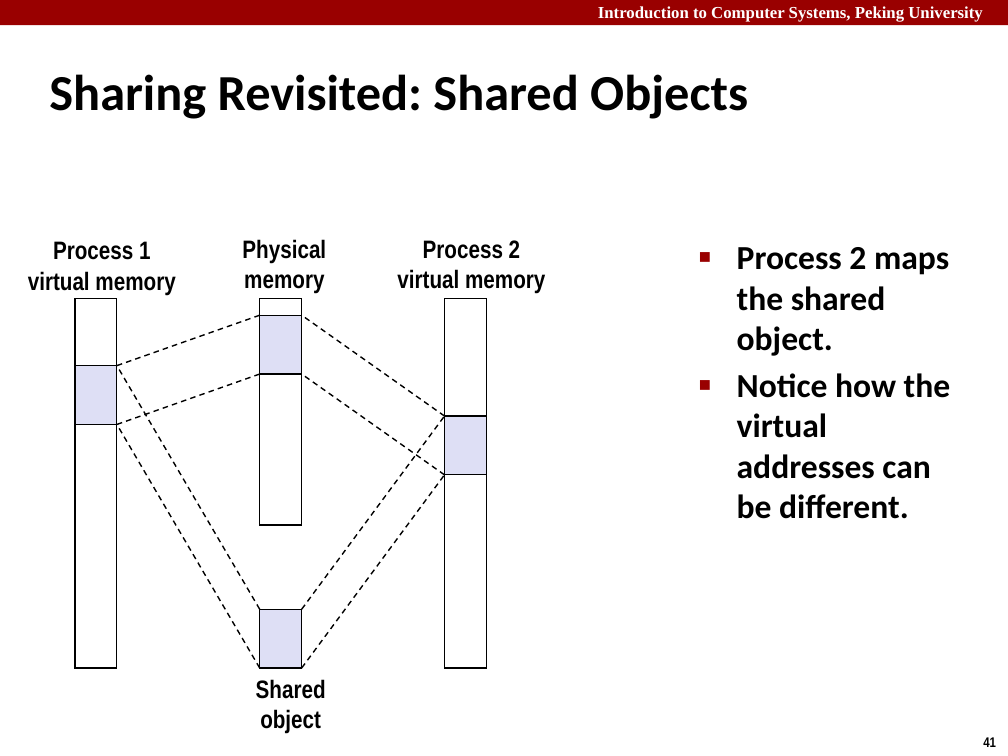
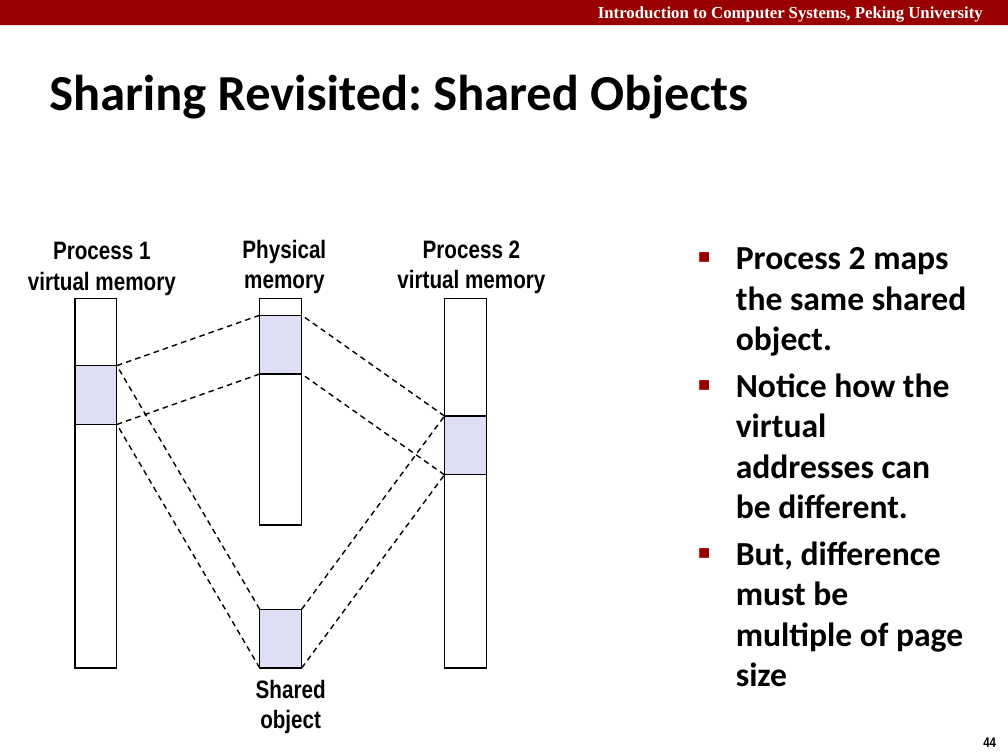
Before and after one commit to caodg/ics, a slide deck: slide 44 of slides/B06-VM2.pptx (slide 41 before the commit). Drawn at 1008x756 pixels with LibreOffice and Linux fonts; fonts in the diff are those of the drawing. Boxes give left, top, right and bottom in pixels: in the first picture for what was removed or moved away, otherwise in the second. Text is boxed around its words. In the diff, an @@ line names an element or a change of style, - is before the commit and + after.

```diff
--- a/slides/B06-VM2.pptx
+++ b/slides/B06-VM2.pptx
@@ text at bbox=[736, 247, 966, 356]: text changed @@
-■ Process 2 maps the shared object.
+■ Process 2 maps the same shared object.
@@ text at bbox=[736, 541, 963, 687]: paragraph added @@
+■ But, difference must be multiple of page size
@@ page number at bbox=[983, 737, 996, 747]: text changed @@
-41
+44
```
Also in this commit, not shown: 10 other slides changed, 5 slides added, 2 slides removed, 3 other files.
